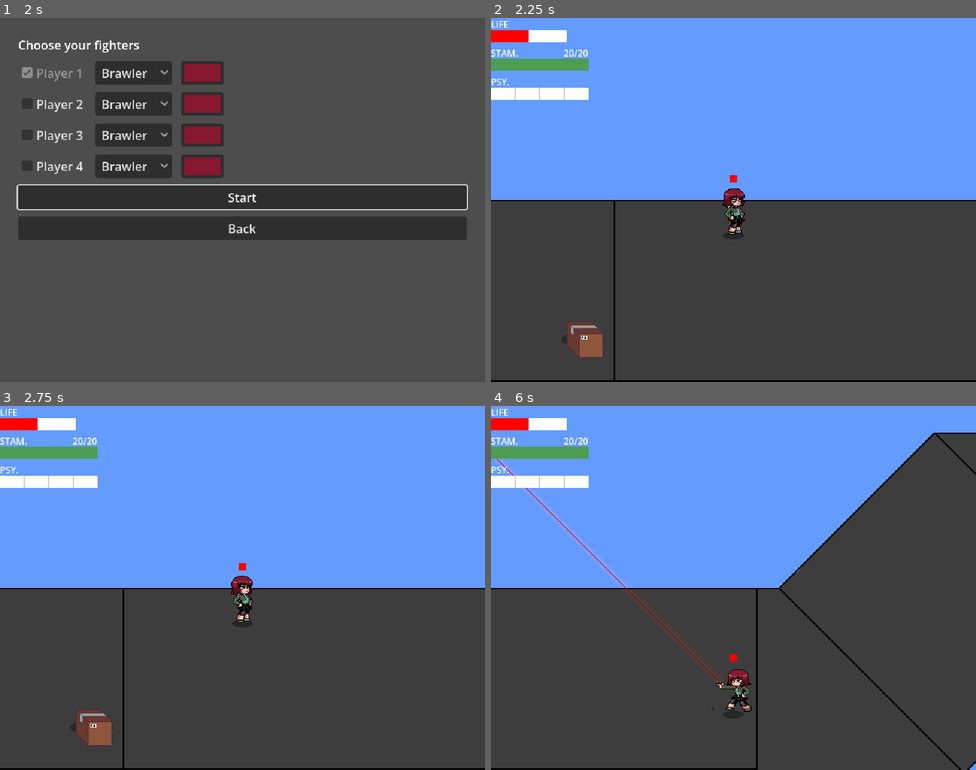
Above: before the commit, frames 1-4 (two rows, left to right).
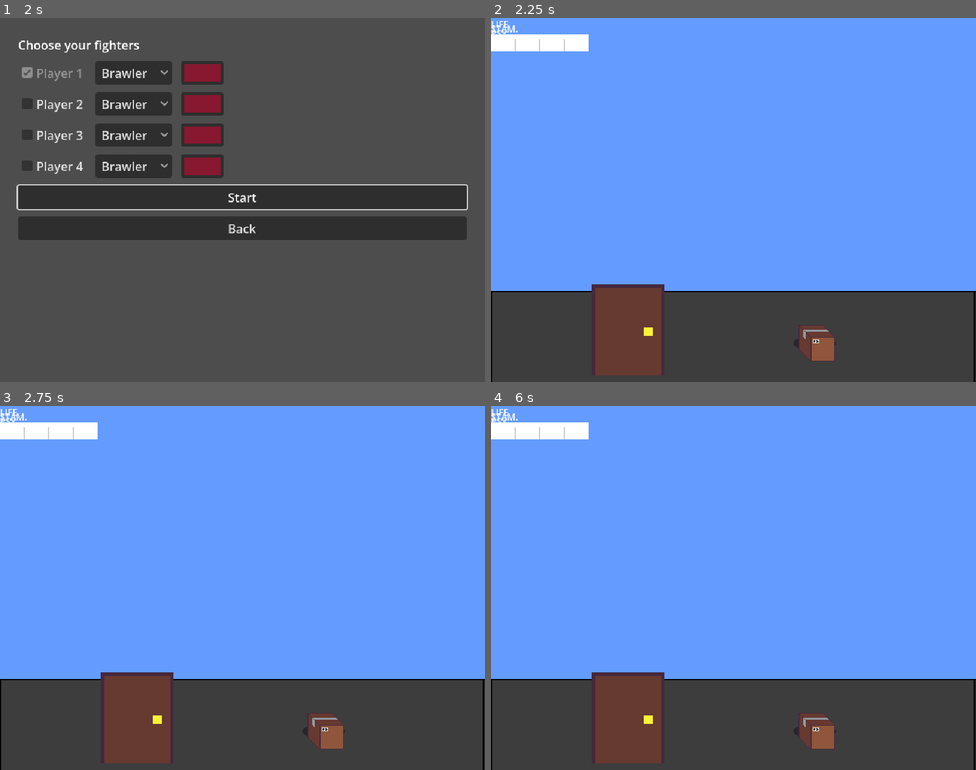
Above: after the commit, the same moments.

Repository: WarrenWarrens/CC
Game: Godot game, scene res://MainMenu/MainMenu.tscn
Same seed, same stepped clock (60 frames per second), same inputs: the game is played once before the commit and once after it. Sound files missing from this copy of the repository are replaced by a short silence.
Inputs (mouse positions are in pixels of both pictures, inside the frame that each line leads up to):
- Up to frame 1 (2 s): click "Levels" at 0.5 s; click "Test Level Two" at 1.25 s
- Up to frame 2 (2.25 s): click "Start" at 2 s
- Up to frame 3 (2.75 s): no input
- Up to frame 4 (6 s): tap Enter (ui_accept) at 2.75, 3.02, 3.77, 5.27 s; move the mouse to (840, 569) at 2.77 s; hold D (right) 2.78-3.53 s; tap R (aim) at 2.85, 4.55, 5.1 s; tap Q (dodge) at 3.05, 3.6, 5.3, 5.85 s; move the mouse to (636, 606) at 3.52 s; hold S (down) 3.53-4.28 s; click (636, 606) at 3.8 s; move the mouse to (782, 507) at 4.27 s; press the mouse at (782, 507) at 4.28 s; hold D (right) 4.28-5.03 s; move the mouse to (709, 660) at 5.02 s; release the mouse at (709, 660) at 5.03 s; hold W (up) 5.03-5.78 s; move the mouse to (879, 642) at 5.77 s; press the mouse at (879, 642) at 5.78 s; hold A (left) from 5.78 s (still down)

Frame 1 is identical in both runs. In frame 2, 33% of the frame differs, in the area x 0-100%, y 2-100%; in frame 3, 33%; in frame 4, 43%.
Error after the commit: Parse Error: Cannot infer the type of "dodge_dir" variable because the value doesn't have a set type. (res://Characters/Player.gd:223)

Commit message:
Dodge in any direction; add lighting kit (SoftLight, TrafficLight, LevelLighting) and muzzle flash
Co-Authored-By: Claude Sonnet 5.5 <noreply@anthropic.com>
Claude-Session: https://claude.ai/code/session_018rjMDRX5CSDSFP5G1Mq4Sf

Diff:
--- a/Characters/Player.gd
+++ b/Characters/Player.gd
@@ -8,6 +8,7 @@
 const DEPTH_SQUASH = 0.6
 const JUMP_FORCE = 400.0
 const DODGE_SPEED = 600.0
+const DODGE_DEPTH_MULT = 0.35     # dodging up or down the screen goes this fraction of the sideways distance
 const SPRINT_SPEED_MULT = 1.6
 const SPRINT_JUMP_MULT = 1.25
 const SPRINT_STAMINA_DRAIN = 5.0
@@ -218,7 +219,9 @@
 	elif Input.is_action_just_pressed("dodge") and stats.use_stamina(5):
 		current_state = State.DODGING
 		Audio.play(&"dodge")
-		velocity = ramp_adjust(facing_direction * DODGE_SPEED)
+		# dodge the way you are pushing; with nothing held, dodge forward. Up and down are shorter.
+		var dodge_dir := move_intent if move_intent != Vector2.ZERO else facing_direction
+		velocity = ramp_adjust(Vector2(dodge_dir.x * DODGE_SPEED, dodge_dir.y * DODGE_SPEED * DODGE_DEPTH_MULT))
 		body_sprite.play("Dodge")
 		get_tree().create_timer(0.3).timeout.connect(func(): current_state = State.NORMAL)
 	elif Input.is_action_just_pressed("aim"):
@@ -403,6 +406,7 @@
 
 	can_shoot = false
 	Audio.play(&"shoot")
+	SoftLight.flash(get_parent(), aim_ray.global_transform * Vector2(14.0, 0.0))   # muzzle flash
 
 	if aim_ray.is_colliding():
 		var collider = aim_ray.get_collider()
--- /dev/null
+++ b/Script/LevelLighting.gd
@@ -0,0 +1,28 @@
+class_name LevelLighting
+extends Node
+## The level's overall light: add ONE of these to a level and set the colours in the Inspector.
+##
+##   ambient  = the light everything gets, even far from any lamp. Darker + bluer = night, white = no change.
+##   sun      = an extra directional light on top (warm colour, lower energy for evening).
+##
+## Octopath-style look: warm sun, cool blue-ish ambient, then small SoftLights (lamps) on top.
+## The HUD sits on its own layer, so it is NOT darkened.
+
+@export var ambient := Color(0.55, 0.6, 0.8)
+@export var sun_color := Color(1.0, 0.88, 0.65)
+@export_range(0.0, 2.0) var sun_energy := 0.55
+@export_range(-180.0, 180.0) var sun_angle := -30.0     # direction the light comes from (only matters with shadows or normal maps)
+@export var sun_shadows := false
+
+
+func _ready() -> void:
+	var canvas := CanvasModulate.new()
+	canvas.color = ambient
+	add_child(canvas)
+
+	var sun := DirectionalLight2D.new()
+	sun.color = sun_color
+	sun.energy = sun_energy
+	sun.rotation_degrees = sun_angle
+	sun.shadow_enabled = sun_shadows
+	add_child(sun)
--- /dev/null
+++ b/Script/SoftLight.gd
@@ -0,0 +1,53 @@
+class_name SoftLight
+extends PointLight2D
+## A round, soft light that makes its own glow texture: add the node, pick a colour, energy and radius. Nothing else to set up.
+## Use it for street lamps, torches, windows, a fire... Give it `flicker` for anything that burns.
+## For shadows, set shadow_enabled and put a LightOccluder2D on the things that should block it.
+
+@export var radius := 96.0               # how far the light reaches, in pixels
+@export_range(0.0, 1.0) var flicker := 0.0   # 0 = steady, 0.15 = a gentle candle
+
+var _base_energy := 1.0
+var _time := randf() * 100.0             # so lamps next to each other don't flicker in sync
+
+
+func _ready() -> void:
+	if texture == null:
+		texture = _make_glow()
+	texture_scale = radius / (texture.get_width() * 0.5)
+	_base_energy = energy
+
+
+func _process(delta: float) -> void:
+	if flicker <= 0.0:
+		return
+	_time += delta
+	energy = _base_energy * (1.0 + flicker * sin(_time * 13.0) * sin(_time * 7.3))
+
+
+## A one-shot light that fades out and removes itself (a muzzle flash, an explosion, a spark).
+## Add it to the LEVEL (e.g. the player's parent), not to the player, so it doesn't turn or flip with it.
+static func flash(parent: Node, at: Vector2, color := Color(1.0, 0.8, 0.4), peak_energy := 2.0, glow_radius := 70.0, duration := 0.08) -> void:
+	var light := SoftLight.new()
+	light.color = color
+	light.energy = peak_energy
+	light.radius = glow_radius
+	parent.add_child(light)
+	light.global_position = at
+	var tween := light.create_tween()
+	tween.tween_property(light, "energy", 0.0, duration)
+	tween.tween_callback(light.queue_free)
+
+
+func _make_glow() -> Texture2D:
+	var g := Gradient.new()
+	g.offsets = PackedFloat32Array([0.0, 0.4, 1.0])
+	g.colors = PackedColorArray([Color.WHITE, Color(1, 1, 1, 0.45), Color(1, 1, 1, 0)])   # bright centre, soft edge
+	var t := GradientTexture2D.new()
+	t.gradient = g
+	t.fill = GradientTexture2D.FILL_RADIAL
+	t.fill_from = Vector2(0.5, 0.5)
+	t.fill_to = Vector2(1.0, 0.5)
+	t.width = 256
+	t.height = 256
+	return t
--- /dev/null
+++ b/Script/TrafficLight.gd
@@ -0,0 +1,42 @@
+class_name TrafficLight
+extends SoftLight
+## A light that cycles green, yellow, red. Add it where the lamp is. Other scripts can react to it:
+##   traffic_light.changed.connect(func(state): ...)    or check   traffic_light.state == &"red"
+
+signal changed(state: StringName)
+
+@export var green_time := 4.0
+@export var yellow_time := 1.2
+@export var red_time := 4.0
+@export var green := Color(0.3, 1.0, 0.4)
+@export var yellow := Color(1.0, 0.85, 0.2)
+@export var red := Color(1.0, 0.25, 0.2)
+@export var start_offset := 0.0          # seconds into the cycle at the start; different values keep a row of lights out of sync
+
+var state: StringName = &""
+var _clock := 0.0
+
+
+func _ready() -> void:
+	super()
+	_clock = start_offset
+	_update_state()
+
+
+func _process(delta: float) -> void:
+	_clock += delta
+	_update_state()
+
+
+func _update_state() -> void:
+	var t := fmod(_clock, green_time + yellow_time + red_time)
+	var now: StringName = &"green"
+	if t >= green_time + yellow_time:
+		now = &"red"
+	elif t >= green_time:
+		now = &"yellow"
+	if now == state:
+		return
+	state = now
+	color = {&"green": green, &"yellow": yellow, &"red": red}[now]
+	changed.emit(now)
